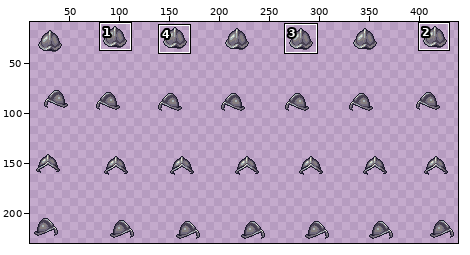
One commit to this sprite sheet: Characters/Head Accessories/Helm 06 - Morion/Combat 1h - Slash.png. Above: a wide view before the commit, with the close-up outlined.
Close-up. Earlier state:
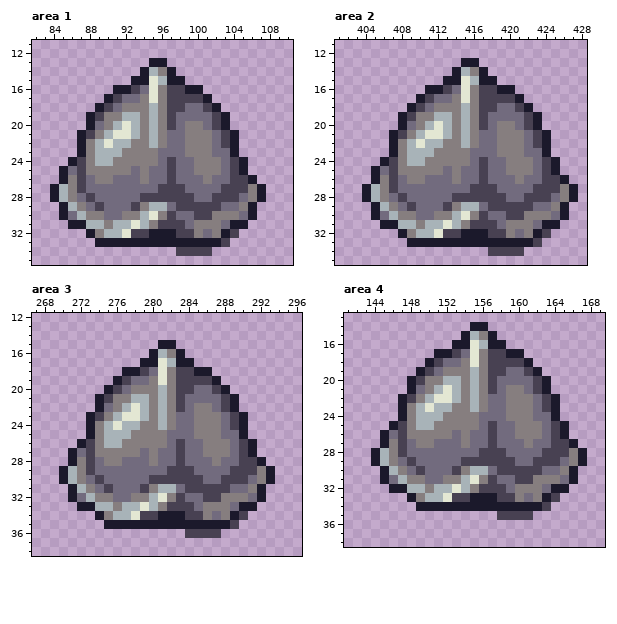
The file is 448x256 pixels. Shown: area 1: x 82..110, y 11..35; area 2: x 401..428, y 11..35; area 3: x 267..296, y 12..38; area 4: x 141..169, y 13..38. The wide view leaves out empty margins. The commit also changed other parts of the picture, which this record leaves out.
The same view after the edit:
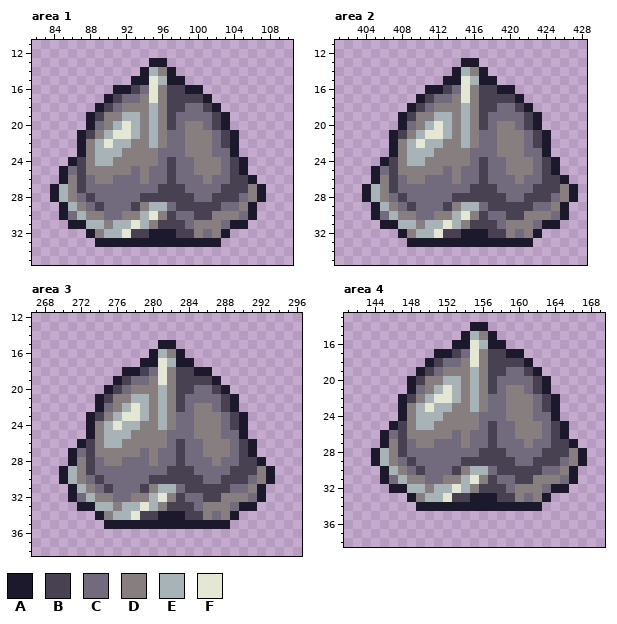
Palette (. is transparent): A #1b192b  B #484152  C #726b7e  D #867e7f  E #a8b3b8  F #e3e7d3
Difference:
{"where": "area 1"}
{"y":32,"x":104,"old":"B","new":"."}
{"y":33,"x":103,"old":"B","new":"."}
{"y":34,"x":98,"old":"BBBB","new":"...."}
{"where": "area 2"}
{"y":32,"x":424,"old":"B","new":"."}
{"y":33,"x":423,"old":"B","new":"."}
{"y":34,"x":418,"old":"BBBB","new":"...."}
{"where": "area 3"}
{"y":34,"x":290,"old":"B","new":"."}
{"y":35,"x":289,"old":"B","new":"."}
{"y":36,"x":284,"old":"BBBB","new":"...."}
{"where": "area 4"}
{"y":33,"x":164,"old":"B","new":"."}
{"y":34,"x":163,"old":"B","new":"."}
{"y":35,"x":158,"old":"BBBB","new":"...."}
{"label":"erased","picture_box":[176,229,239,256]}
{"label":"erased","picture_box":[488,229,551,256]}
{"label":"erased","picture_box":[185,511,248,538]}
{"label":"erased","picture_box":[497,493,560,520]}
